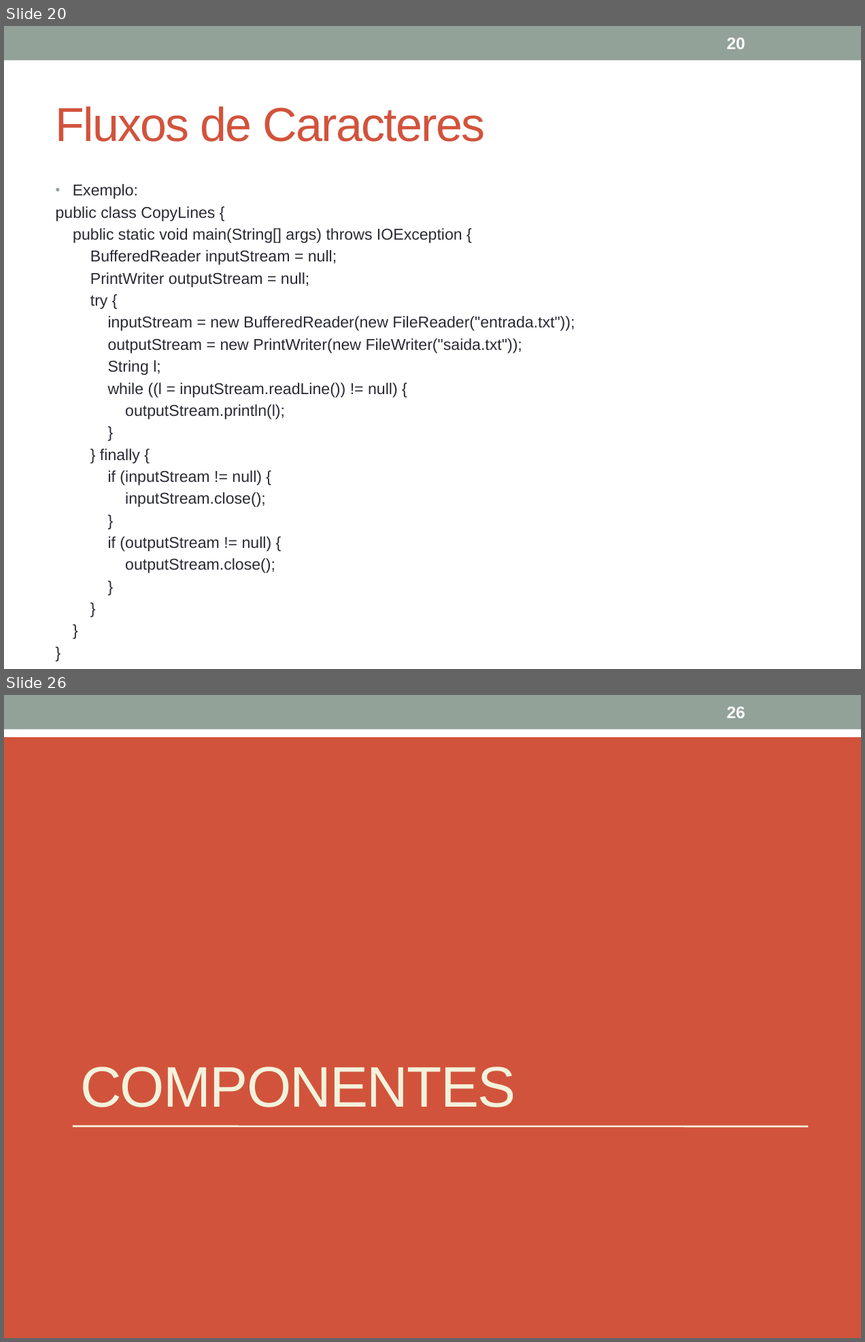
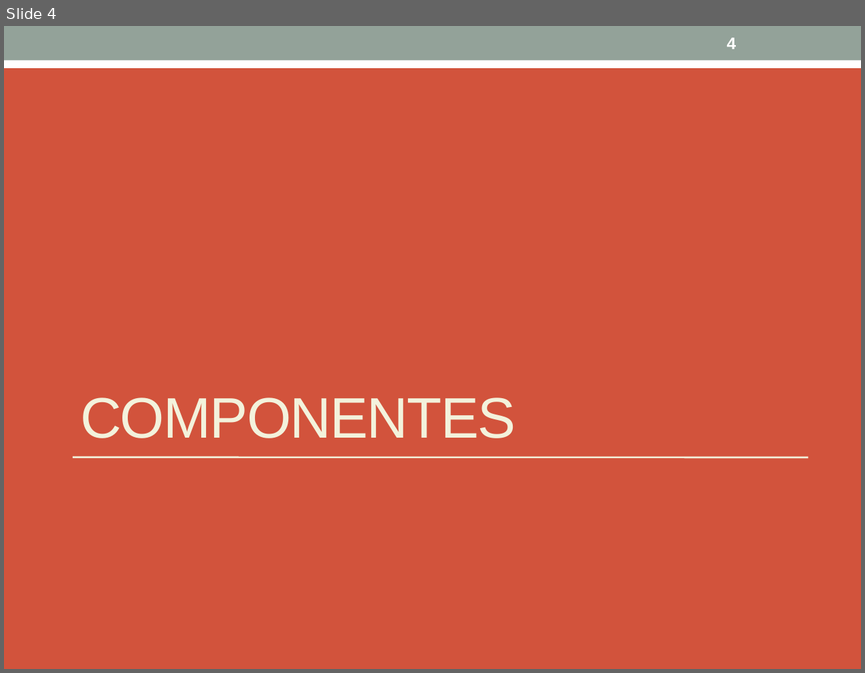
Before and after one commit to julioapm/JavaBasico, a slide deck: Material/JavaOO2.pptx. Shown one above the other, each under a label of ours: slides 20 and 26 before the commit, slide 4 after it; the slides between them are not shown. The pictures are 865x1342 and 865x673 pixels, drawn with LibreOffice and Linux fonts; fonts in the diff are those of the drawing. Boxes give left, top, right and bottom in pixels: in the first picture for what was removed or moved away, otherwise in the second. Text is boxed around its words. In the diff, an @@ line names an element or a change of style, - is before the commit and + after.

```diff
--- a/Material/JavaOO2.pptx
+++ b/Material/JavaOO2.pptx
@@ slide 20 removed at [4,26,861,669], background #FFFFFF; not listed: 1 template element that a slide beside it also shows @@
@@ page number removed at [727,38,745,49] @@
-20
@@ title removed at [56,106,485,142] @@
-Fluxos de Caracteres
@@ text removed at [56,184,575,573] @@
-• Exemplo:
-public class CopyLines {
-public static void main(String[] args) throws IOException {
-BufferedReader inputStream = null;
-PrintWriter outputStream = null;
-try {
-inputStream = new BufferedReader(new FileReader("entrada.txt"));
-outputStream = new PrintWriter(new FileWriter("saida.txt"));
-String l;
-while ((l = inputStream.readLine()) != null) {
-outputStream.println(l);
-}
-} finally {
-if (inputStream != null) {
-inputStream.close();
-}
-if (outputStream != null) {
-outputStream.close();
-}
-}
-}
-}
@@ what was slide 26 is now slide 4 @@
@@ page number at [727,38,736,49]: text changed @@
-26
+4
```
Also in this commit, not shown: 21 other slides removed.
